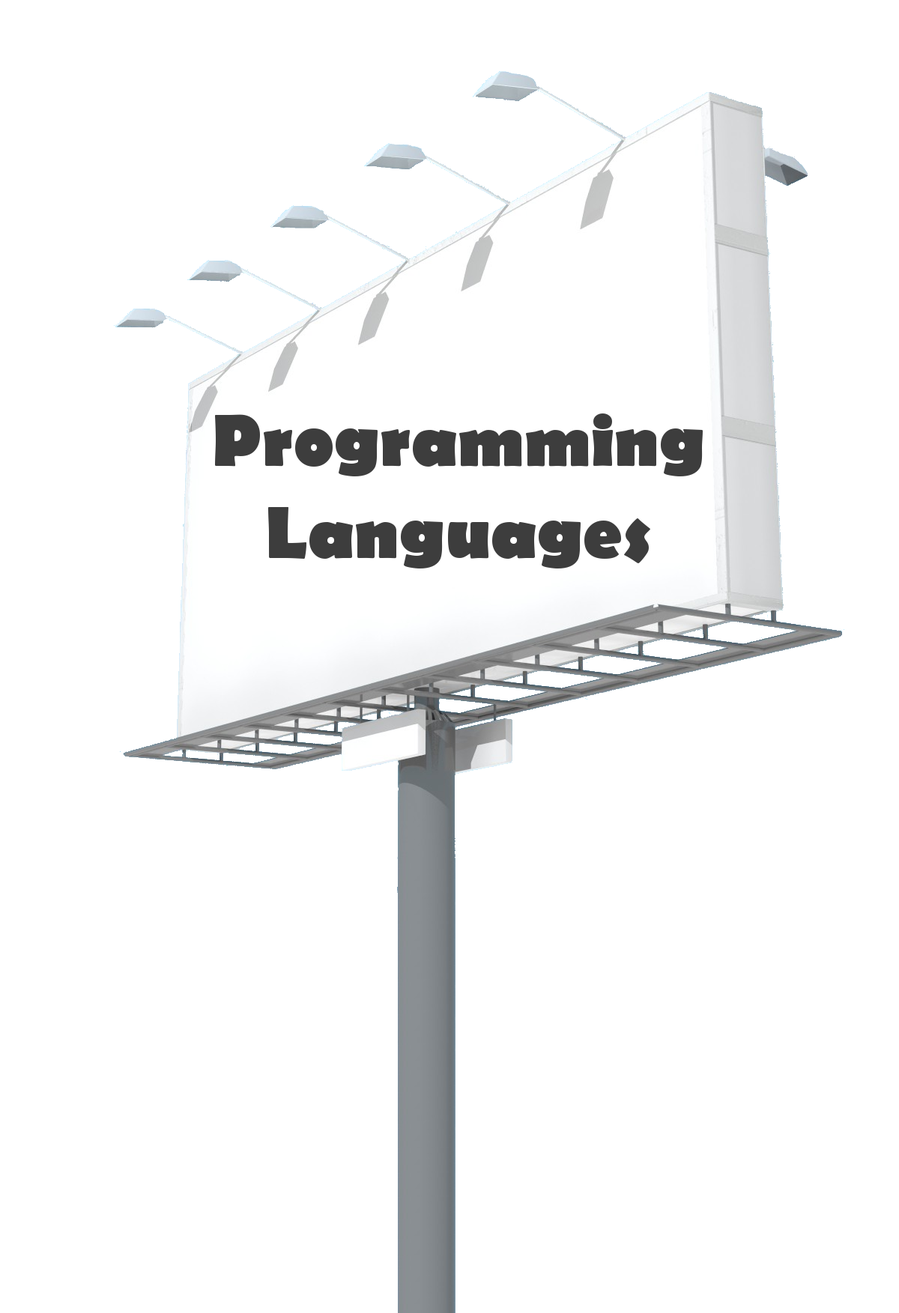
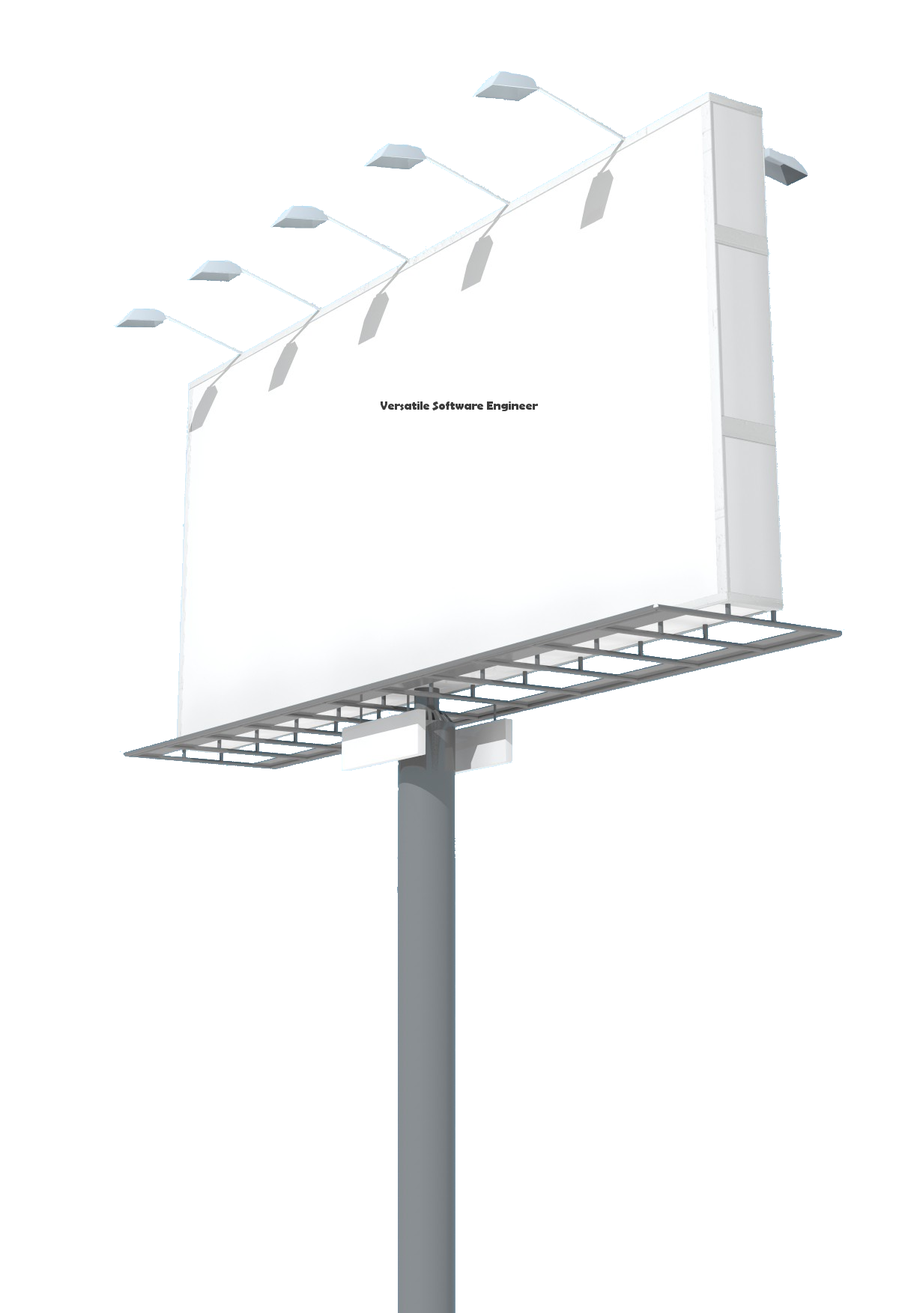
Layered file, before and after one edit (w=899, h=1313). Changes by layer:
renamed "Programming Languages" to "Versatile Software Engineer", painted on it over 214, 400, 703, 569
